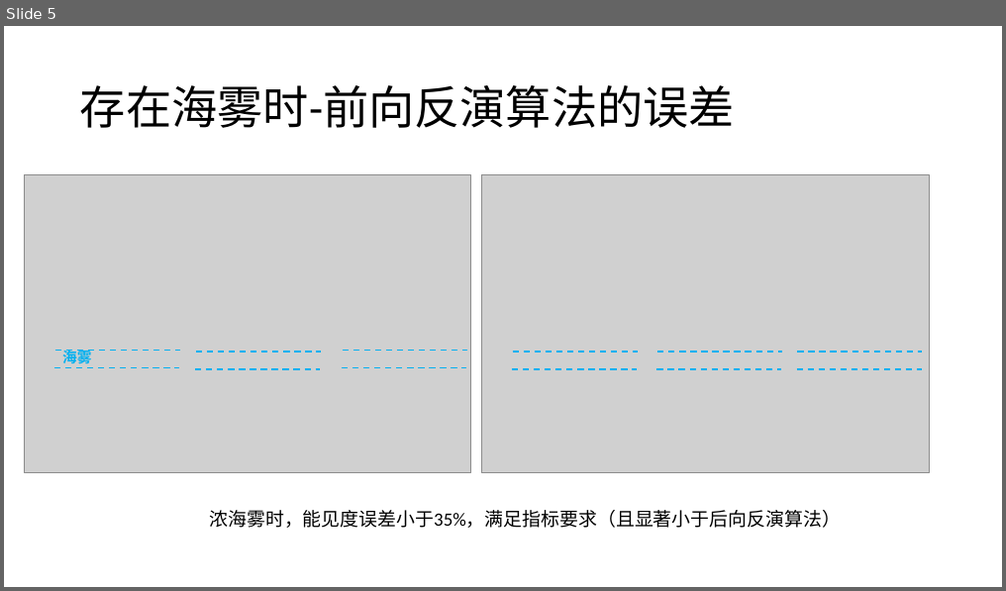
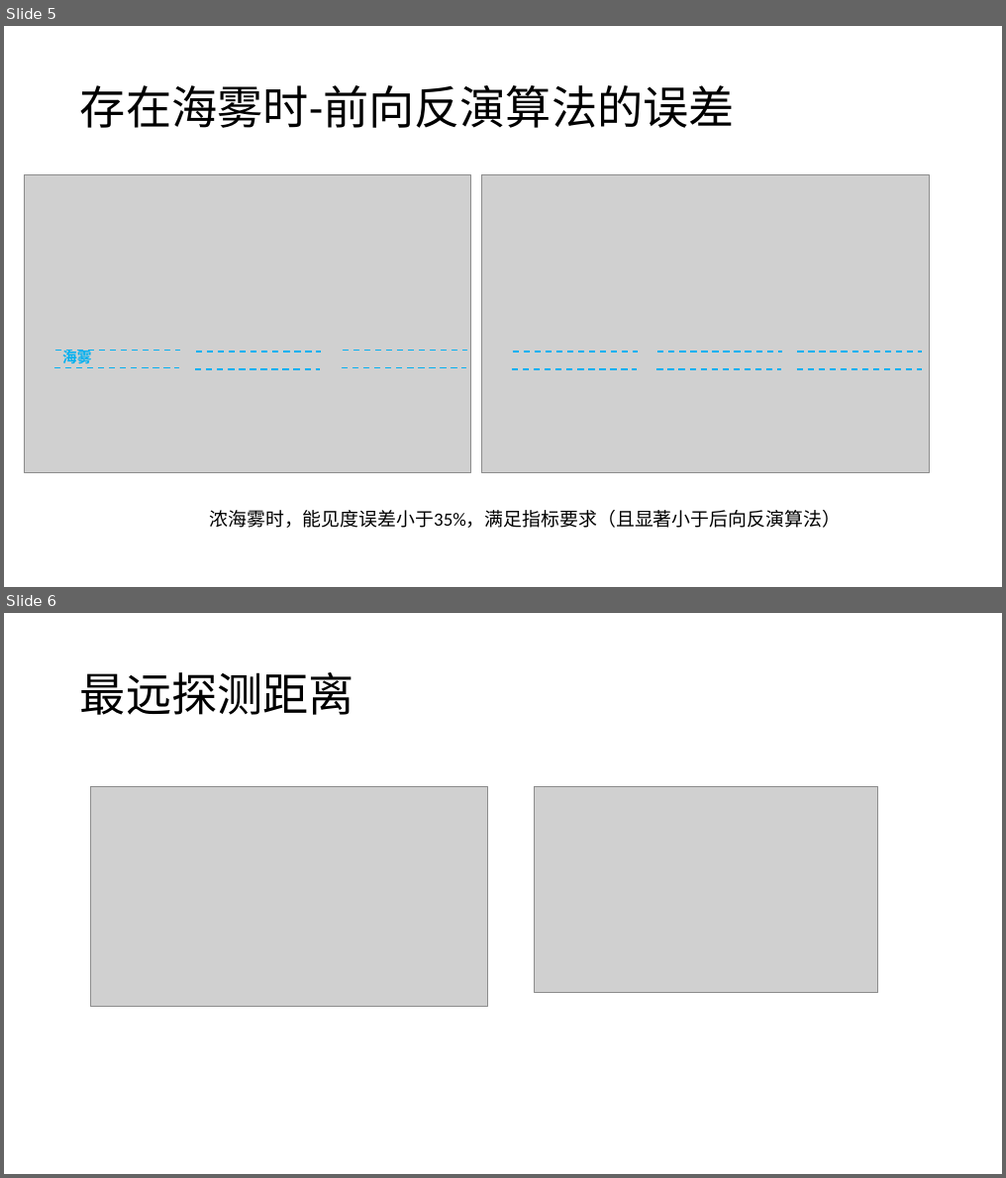
Before and after one commit to ZPYin/LISMO, a slide deck: docs/preliminary results.pptx. Shown one above the other, each under a label of ours: slide 5 before the commit, slides 5 and 6 after it. The pictures are 1006x591 and 1006x1178 pixels, drawn with LibreOffice and Linux fonts; fonts in the diff are those of the drawing; grey boxes stand for pictures. Boxes give left, top, right and bottom in pixels: in the first picture for what was removed or moved away, otherwise in the second. Text is boxed around its words. In the diff, an @@ line names an element or a change of style, - is before the commit and + after.

```diff
--- a/docs/preliminary results.pptx
+++ b/docs/preliminary results.pptx
@@ slide 6 added at [4,613,1002,1174], background #FFFFFF @@
@@ title added at [80,672,354,715], 44 pt, text #000000 @@
+最远探测距离
@@ picture added at [91,786,487,1007] @@
@@ picture added at [535,786,878,992] @@
```
Also in this commit, not shown: 1 other slide added, 46 other files.
